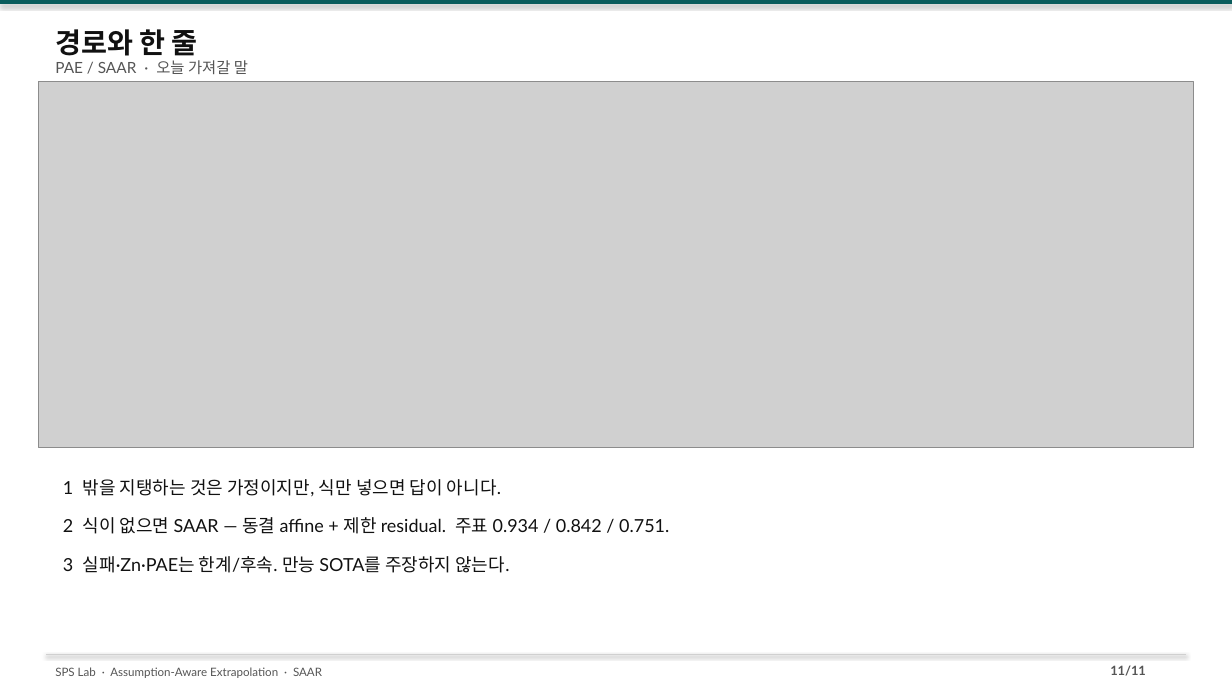
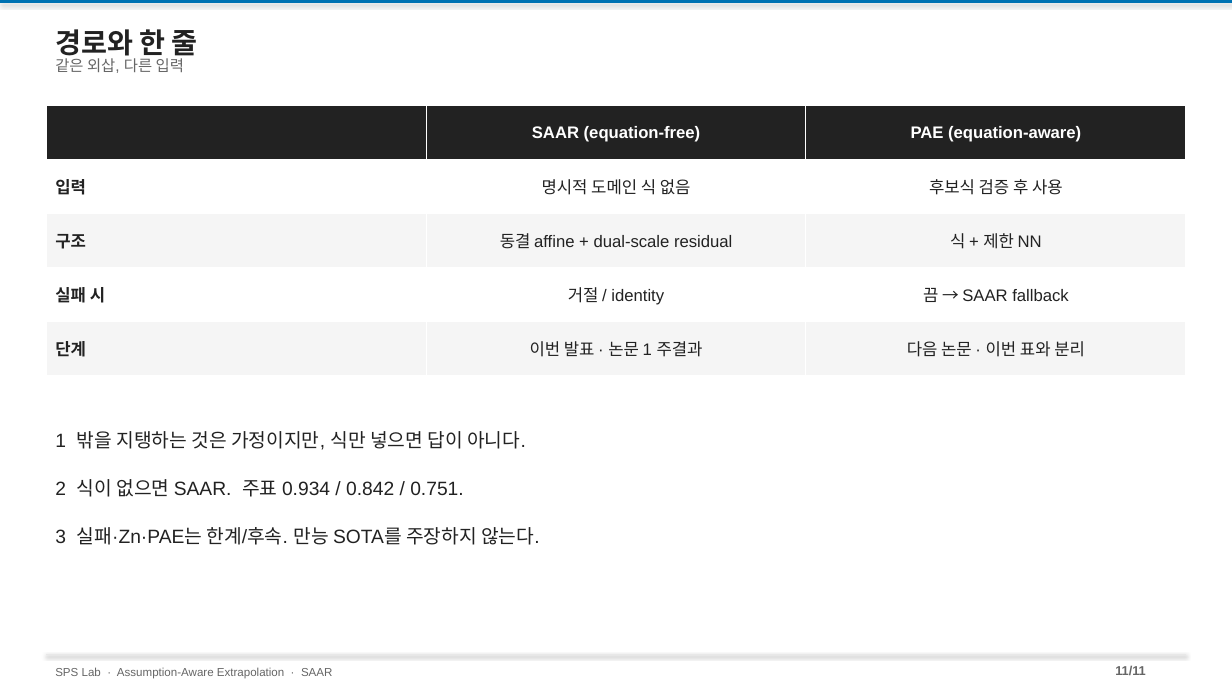
Before and after one commit to amumujs-create/pp_pae_total, a slide deck: slide 11 of output/PP_Research_Detailed_v2.pptx. Drawn at 1232x693 pixels with LibreOffice and Linux fonts; fonts in the diff are those of the drawing; grey boxes stand for pictures. Boxes give left, top, right and bottom in pixels: in the first picture for what was removed or moved away, otherwise in the second. Text is boxed around its words. In the diff, an @@ line names an element or a change of style, - is before the commit and + after.

```diff
--- a/output/PP_Research_Detailed_v2.pptx
+++ b/output/PP_Research_Detailed_v2.pptx
@@ rectangle at (0, 0, 1232, 3): fill #0A5C5C to #0072B2 @@
@@ text "경로와 한 줄" at (55, 29, 198, 61): font Lato to Arial, text colour #111111 to #222222 @@
@@ text at (55, 58, 184, 73): text changed; font Lato to Arial; text colour #555555 to #666666 @@
-PAE / SAAR · 오늘 가져갈 말
+같은 외삽, 다른 입력
@@ picture removed at (39, 82, 1194, 448) @@
@@ table added at (46, 106, 1186, 376), 5 rows, 3 columns @@
+ | SAAR (equation-free) | PAE (equation-aware)
+입력 | 명시적 도메인 식 없음 | 후보식 검증 후 사용
+구조 | 동결 affine + dual-scale residual | 식 + 제한 NN
+실패 시 | 거절 / identity | 끔 → SAAR fallback
+단계 | 이번 발표 · 논문 1 주결과 | 다음 논문 · 이번 표와 분리
@@ text "1 밖을 지탱하는 것은 가정이지만, ..." at (55, 431, 526, 450): size 14 to 15 pt, font Lato to Arial, text colour #111111 to #222222 @@
@@ text "1 밖을 지탱하는 것은 가정이지만, ...": place and size @@
-text "1 밖을 지탱하는 것은 가정이지만, ..." at (63, 479, 501, 497)
+text "1 밖을 지탱하는 것은 가정이지만, ..." at (55, 431, 526, 450)
@@ text at (55, 479, 463, 497): text changed; size 14 to 15 pt; font Lato to Arial; text colour #111111 to #222222 @@
-2 식이 없으면 SAAR — 동결 affine + 제한 residual. 주표 0.934 / 0.842 / 0.751.
+2 식이 없으면 SAAR. 주표 0.934 / 0.842 / 0.751.
@@ text "3 실패·Zn·PAE는 한계/후속. 만능 SOTA를 ...": place and size @@
-text "3 실패·Zn·PAE는 한계/후속. 만능 SOTA를 ..." at (63, 556, 509, 573)
+text "3 실패·Zn·PAE는 한계/후속. 만능 SOTA를 ..." at (55, 527, 540, 545)
@@ text "3 실패·Zn·PAE는 한계/후속. 만능 SOTA를 ..." at (55, 527, 540, 545): size 14 to 15 pt, font Lato to Arial, text colour #111111 to #222222 @@
@@ line (46, 654) - (1186, 654): stroke #D0D0D0 0.75 pt to #E8E8E8 0.75 pt @@
@@ text "11/11" at (1115, 665, 1146, 676): font Lato to Arial, text colour #555555 to #666666 @@
@@ text "SPS Lab · Assumption-Aware Extrapolation ..." at (55, 667, 332, 679): font Lato to Arial, text colour #555555 to #666666 @@
```
Also in this commit, not shown: 10 other slides changed, 17 other files.
